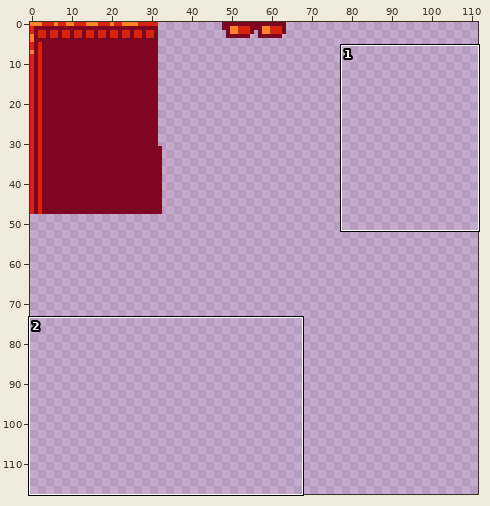
Pixel-art file, stored at res/atlas/world.aseprite. The first picture is a wide view before the edit; the outline marks the close-up.
Close-up. Old version:
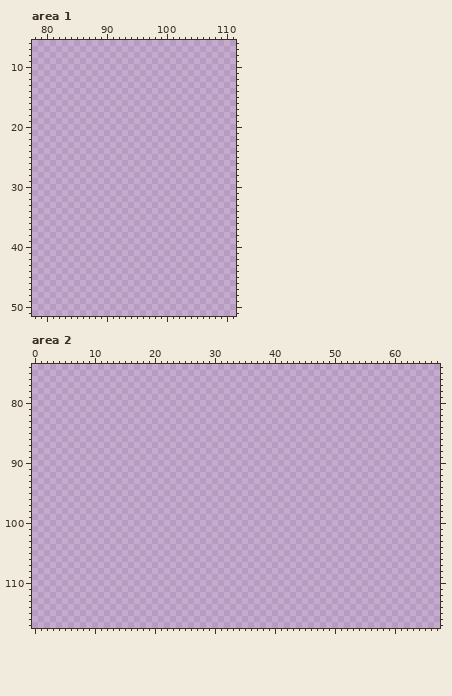
512x512 pixels, 1 frame. Shown: area 1: x 78..111, y 6..51; area 2: x 0..67, y 74..117. The wide view leaves out empty margins.
Now the later version:
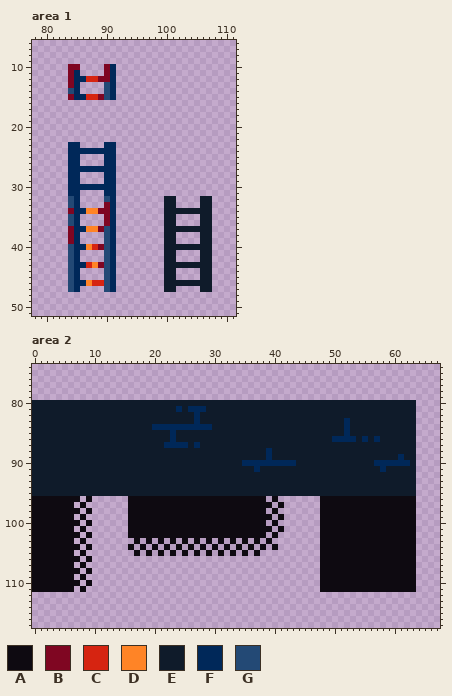
Palette (. is transparent): A #0e0a11  B #7f0622  C #d62411  D #ff8426  E #0f1b2a  F #002859  G #234975
The exact change:
Changed rows in their new state; - is an unchanged pixel.
Area 1:
first column x 84:
10 BB----BF
11 BF----BF
12 BFFCCBBF
13 BF----GF
14 GF----GF
15 BFFCCBGF
first column x 84:
23 FF----FF----------------
24 FFFFFFFF----------------
25 FF----FF----------------
26 FF----FF----------------
27 FFFFFFFF----------------
28 FF----FF----------------
29 FF----FF----------------
30 FFFFFFFF----------------
31 FF----FF----------------
32 GF----GF--------EE----EE
33 GF----BF--------EE----EE
34 BFFDDBBF--------EEEEEEEE
35 GF----BF--------EE----EE
36 GF----BF--------EE----EE
37 BFFDDBGF--------EEEEEEEE
38 BF----GF--------EE----EE
39 BF----GF--------EE----EE
40 GFFDCBGF--------EEEEEEEE
41 GF----GF--------EE----EE
42 GF----GF--------EE----EE
43 GFFCDBGF--------EEEEEEEE
44 GF----GF--------EE----EE
45 GF----GF--------EE----EE
46 GFFDCCGF--------EEEEEEEE
47 GF----GF--------EE----EE
Area 2:
first column x 0:
 80 EEEEEEEEEEEEEEEEEEEEEEEEEEEEEEEEEEEEEEEEEEEEEEEEEEEEEEEEEEEEEEEE
 81 EEEEEEEEEEEEEEEEEEEEEEEEFEFFFEEEEEEEEEEEEEEEEEEEEEEEEEEEEEEEEEEE
 82 EEEEEEEEEEEEEEEEEEEEEEEEEEEFEEEEEEEEEEEEEEEEEEEEEEEEEEEEEEEEEEEE
 83 EEEEEEEEEEEEEEEEEEEEEEEEEEEFEEEEEEEEEEEEEEEEEEEEEEEEFEEEEEEEEEEE
 84 EEEEEEEEEEEEEEEEEEEEFFFFFFFFFFEEEEEEEEEEEEEEEEEEEEEEFEEEEEEEEEEE
 85 EEEEEEEEEEEEEEEEEEEEEEEFEEEEEEEEEEEEEEEEEEEEEEEEEEEEFEEEEEEEEEEE
 86 EEEEEEEEEEEEEEEEEEEEEEEFEEEEEEEEEEEEEEEEEEEEEEEEEEFFFFEFEFEEEEEE
 87 EEEEEEEEEEEEEEEEEEEEEEFFFFEFEEEEEEEEEEEEEEEEEEEEEEEEEEEEEEEEEEEE
 88 EEEEEEEEEEEEEEEEEEEEEEEEEEEEEEEEEEEEEEEFEEEEEEEEEEEEEEEEEEEEEEEE
 89 EEEEEEEEEEEEEEEEEEEEEEEEEEEEEEEEEEEEEEEFEEEEEEEEEEEEEEEEEEEEEFEE
 90 EEEEEEEEEEEEEEEEEEEEEEEEEEEEEEEEEEEFFFFFFFFFEEEEEEEEEEEEEFFFFFFE
 91 EEEEEEEEEEEEEEEEEEEEEEEEEEEEEEEEEEEEEFEEEEEEEEEEEEEEEEEEEEFEEEEE
 92 EEEEEEEEEEEEEEEEEEEEEEEEEEEEEEEEEEEEEEEEEEEEEEEEEEEEEEEEEEEEEEEE
 93 EEEEEEEEEEEEEEEEEEEEEEEEEEEEEEEEEEEEEEEEEEEEEEEEEEEEEEEEEEEEEEEE
 94 EEEEEEEEEEEEEEEEEEEEEEEEEEEEEEEEEEEEEEEEEEEEEEEEEEEEEEEEEEEEEEEE
 95 EEEEEEEEEEEEEEEEEEEEEEEEEEEEEEEEEEEEEEEEEEEEEEEEEEEEEEEEEEEEEEEE
 96 AAAAAAAA-A------AAAAAAAAAAAAAAAAAAAAAAA-A-------AAAAAAAAAAAAAAAA
 97 AAAAAAA-A-------AAAAAAAAAAAAAAAAAAAAAAAA-A------AAAAAAAAAAAAAAAA
 98 AAAAAAAA-A------AAAAAAAAAAAAAAAAAAAAAAA-A-------AAAAAAAAAAAAAAAA
 99 AAAAAAA-A-------AAAAAAAAAAAAAAAAAAAAAAAA-A------AAAAAAAAAAAAAAAA
100 AAAAAAAA-A------AAAAAAAAAAAAAAAAAAAAAAA-A-------AAAAAAAAAAAAAAAA
101 AAAAAAA-A-------AAAAAAAAAAAAAAAAAAAAAAAA-A------AAAAAAAAAAAAAAAA
102 AAAAAAAA-A------AAAAAAAAAAAAAAAAAAAAAAA-A-------AAAAAAAAAAAAAAAA
103 AAAAAAA-A--------A-A-A-A-A-A-A-A-A-A-A-A--------AAAAAAAAAAAAAAAA
104 AAAAAAAA-A------A-A-A-A-A-A-A-A-A-A-A-A-A-------AAAAAAAAAAAAAAAA
105 AAAAAAA-A--------A-A-A-A-A-A-A-A-A-A-A----------AAAAAAAAAAAAAAAA
106 AAAAAAAA-A--------------------------------------AAAAAAAAAAAAAAAA
107 AAAAAAA-A---------------------------------------AAAAAAAAAAAAAAAA
108 AAAAAAAA-A--------------------------------------AAAAAAAAAAAAAAAA
109 AAAAAAA-A---------------------------------------AAAAAAAAAAAAAAAA
110 AAAAAAAA-A--------------------------------------AAAAAAAAAAAAAAAA
111 AAAAAAA-A---------------------------------------AAAAAAAAAAAAAAAA
